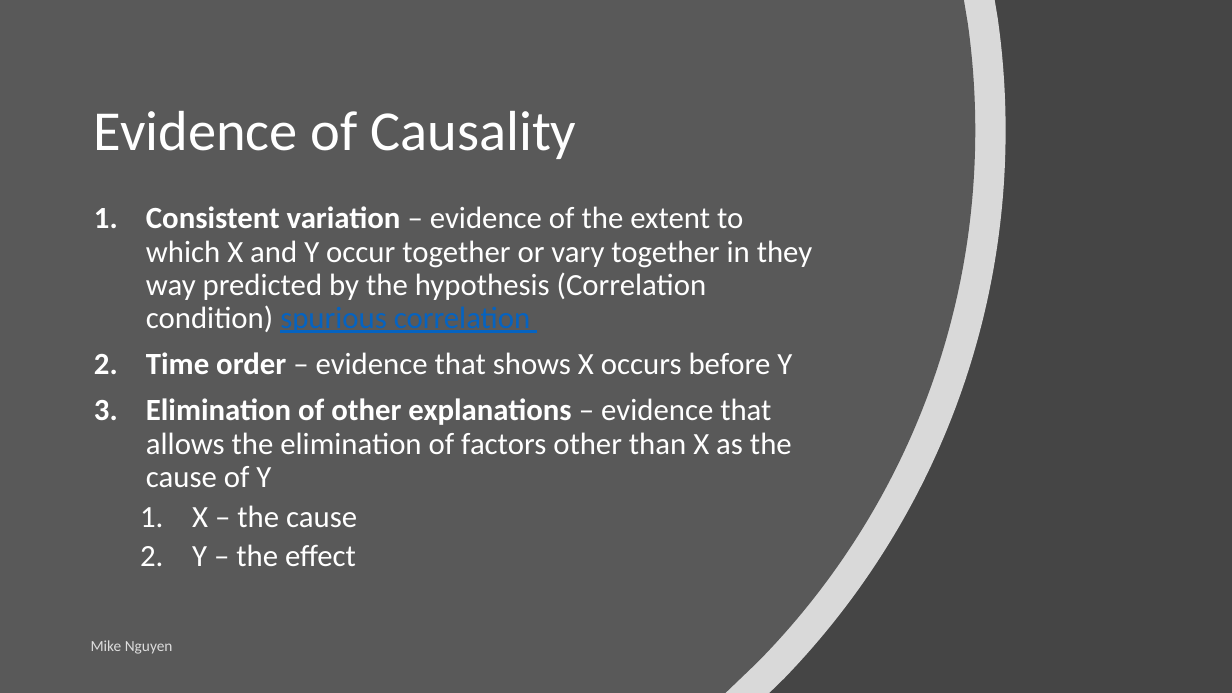
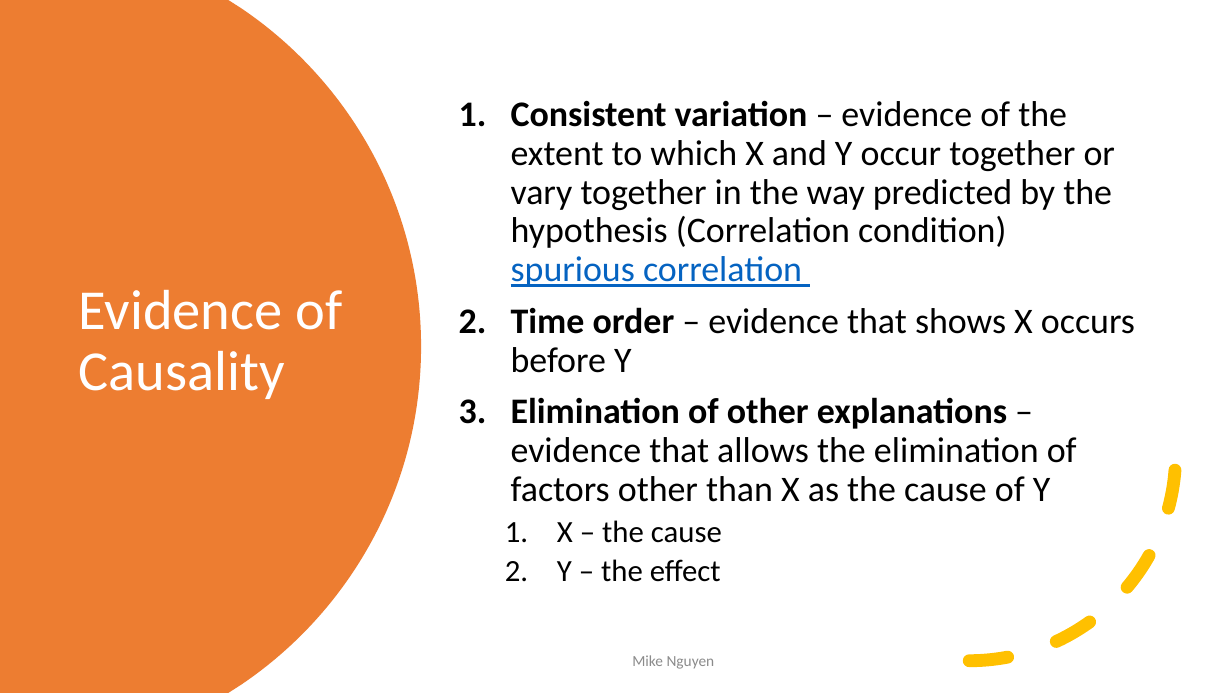
Before and after one commit to mikenguyen13/mar4050_S22, a slide deck: slide 21 of lectures/4/1_External Secondary Data_Causal Research.pptx (slide 22 before the commit). Drawn at 1232x693 pixels with LibreOffice and Linux fonts; fonts in the diff are those of the drawing. Boxes give left, top, right and bottom in pixels: in the first picture for what was removed or moved away, otherwise in the second. Text is boxed around its words. In the diff, an @@ line names an element or a change of style, - is before the commit and + after.

Commit message:
lecture 4 update

```diff
--- a/lectures/4/1_External Secondary Data_Causal Research.pptx
+++ b/lectures/4/1_External Secondary Data_Causal Research.pptx
@@ background #454545 to #FFFFFF @@
@@ freeform shape removed at (x1=0, y1=0, x2=1006, y2=693) @@
@@ freeform shape removed at (x1=0, y1=0, x2=976, y2=693) @@
@@ freeform shape added at (x1=0, y1=0, x2=421, y2=693), fill #ED7D31 @@
@@ text "Consistent variation – evidence of ..." moved from (x1=146, y1=206, x2=813, y2=566) to (x1=511, y1=100, x2=1135, y2=582) @@
@@ text "Consistent variation – evidence of ..." at (x1=511, y1=100, x2=1135, y2=582): vertical alignment top to middle @@
@@ title "Evidence of Causality" moved from (x1=94, y1=111, x2=576, y2=159) to (x1=79, y1=289, x2=342, y2=399) @@
@@ title "Evidence of Causality" at (x1=79, y1=289, x2=342, y2=399): vertical alignment bottom to middle @@
@@ text at (x1=511, y1=100, x2=1115, y2=287): text changed; size 24 to 28 pt; text colour #FFFFFF to #000000 @@
-1. Consistent variation – evidence of the extent to which X and Y occur together or vary together in they way predicted by the hypothesis (Correlation condition) spurious correlation
+1. Consistent variation – evidence of the extent to which X and Y occur together or vary together in the way predicted by the hypothesis (Correlation condition) spurious correlation
@@ arc (boxed as its full ellipse) added at (x1=763, y1=249, x2=1177, y2=662), outline #FFC000 10 pt dashed @@
@@ text at (x1=511, y1=307, x2=1135, y2=582): size 24 to 28 pt in "Time order – evidence that shows X ...", "Elimination of other explanations – evidence that ..."; text colour #FFFFFF to #000000 in "Time order – evidence that shows X ...", "Elimination of other explanations – evidence that ...", "X – the cause", "Y – the effect" @@
@@ text "Mike Nguyen" moved from (x1=91, y1=640, x2=173, y2=654) to (x1=632, y1=655, x2=715, y2=669) @@
@@ text "Mike Nguyen" at (x1=632, y1=655, x2=715, y2=669): text colour #FFFFFF at 80% opacity to #8C8C8C; alignment left to centre @@
```
Also in this commit, not shown: 5 other slides changed, 1 slide removed.
